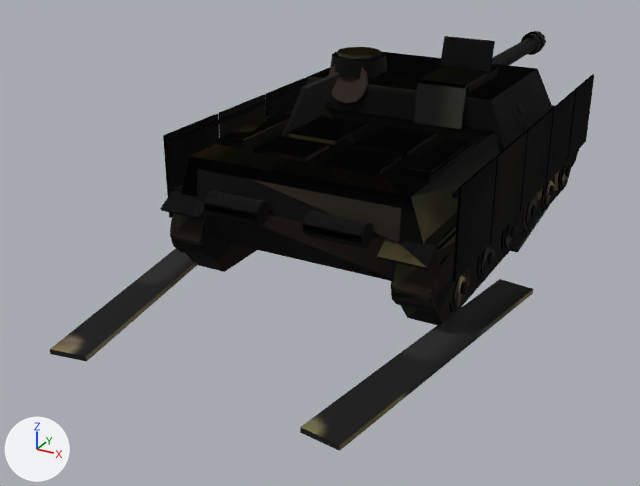
Two versions of the glTF model public/models/stug3g.glb, one commit apart.
Rendered twice from a 50 mm camera at (3.99, -9.35, 4.12) aimed at (-0.7, -0.82, -0.14). The axes (+X, +Y, +Z) are drawn at lower left. The lights are the same throughout. The first picture is the older version. Vertices at exactly the same position are counted once.

Objects in the first picture: 'hull_ko', 'hull_ok', 'hull_trackL', 'hull_trackR'.
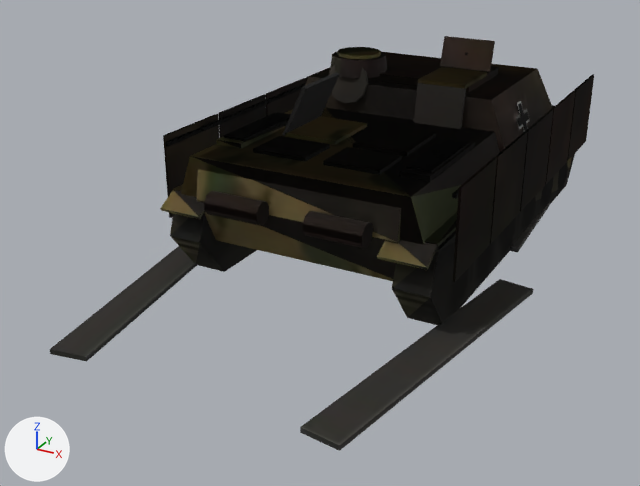
What the commit changed:
me_stug3g_hull_003 is used by ob_hull_ko; location (0.0, 0.0, 0.0).
me_stug3g_hull_003 had 1752 vertices, 3040 faces and spanned x -1.6..1.6, y -2.86..4.66, z 0.0..2.19.
me_stug3g_hull_003 now has 616 vertices, 980 faces and spans x -1.6..1.6, y -2.86..2.84, z 0.0..2.19.
me_stug3g_hull_003 part 1: 53 loose pieces with 1136 vertices, spanning x -1.51..1.51, y -2.64..4.66, z 0.02..1.59, are deleted.
me_stug3g_hull_003 part 2: 980 kept faces spanning x -1.6..1.6, y -2.86..2.84, z 0.0..2.19 get new texture (UV) coordinates.
me_stug3g_hull_001 is used by ob_hull_ok; location (0.0, 0.0, 0.0).
me_stug3g_hull_001 had 1712 vertices, 2972 faces and spanned x -1.6..1.6, y -2.86..4.66, z 0.0..2.19.
me_stug3g_hull_001 now has 576 vertices, 912 faces and spans x -1.6..1.6, y -2.86..2.84, z 0.0..2.19.
me_stug3g_hull_001 part 3: 908 kept faces spanning x -1.6..1.6, y -2.86..2.84, z 0.0..2.19 get new texture (UV) coordinates.
Edits to the shape of me_stug3g_hull_001 do not show in these pictures.
me_stug3g_hull_005 is used by ob_hull_trackl; location (0.0, 0.0, 0.0).
me_stug3g_hull_005 had 1716 vertices, 2976 faces and spanned x -1.99..1.6, y -4.45..4.66, z 0.0..2.19.
me_stug3g_hull_005 now has 580 vertices, 916 faces and spans x -1.99..1.6, y -4.45..2.84, z 0.0..2.19.
me_stug3g_hull_005 part 4: 53 loose pieces with 1136 vertices, spanning x -1.51..1.51, y -2.64..4.66, z 0.02..1.59, are deleted.
me_stug3g_hull_005 part 5: 910 kept faces spanning x -1.99..1.6, y -4.45..2.84, z 0.0..2.19 get new texture (UV) coordinates.
me_stug3g_hull_007 is used by ob_hull_trackr; location (0.0, 0.0, 0.0).
me_stug3g_hull_007 had 1716 vertices, 2976 faces and spanned x -1.6..1.99, y -4.45..4.66, z 0.0..2.19.
me_stug3g_hull_007 now has 580 vertices, 916 faces and spans x -1.6..1.99, y -4.45..2.84, z 0.0..2.19.
me_stug3g_hull_007 part 6: 916 kept faces spanning x -1.6..1.99, y -4.45..2.84, z 0.0..2.19 get new texture (UV) coordinates.
Edits to the shape of me_stug3g_hull_007 do not show in these pictures.

What differs and where, as boxes (x1, y1, x2, y2) in the pictures (640 x 486 px):
'hull_ko', reshaped: before (163, 31, 594, 325); after (163, 36, 594, 325)
'hull_trackL', reshaped: before (50, 47, 575, 362); after (50, 157, 572, 362)
part 1 of me_stug3g_hull_003, deleted (mostly hidden): before (175, 31, 579, 315)
part 2 of me_stug3g_hull_003, surface changed: (163, 36, 581, 311) in both
part 3 of me_stug3g_hull_001, surface changed: (517, 101, 525, 132) in both
part 4 of me_stug3g_hull_005, deleted (mostly hidden): before (170, 154, 575, 313)
part 5 of me_stug3g_hull_005, surface changed: before (50, 47, 567, 362); after (50, 157, 572, 362)
part 6 of me_stug3g_hull_007, surface changed: before (300, 204, 550, 450); after (160, 47, 550, 450)
